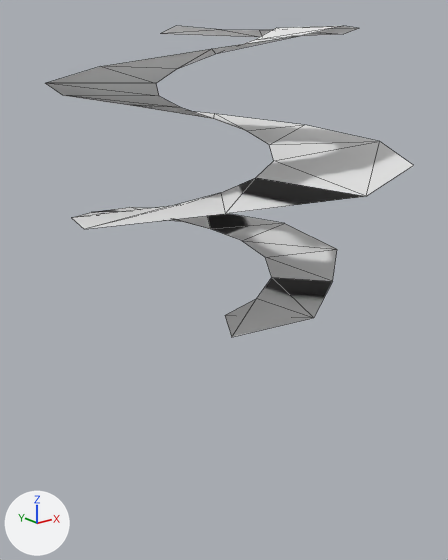
Two versions of the glTF model client/scene/spiralSphereNavMesh.gltf, one commit apart.
Camera for both pictures: a camera (50 mm lens) standing at (-17.7, -24.2, 20.2) and looking at (1.8, 0.1, 10.4). Every picture has the same lights, and +X, +Y and +Z are marked at lower left. Mesh edges are drawn as thin lines. Vertices at the same position are counted once.

In view in the first picture: 'SpiralSphereNavig'.
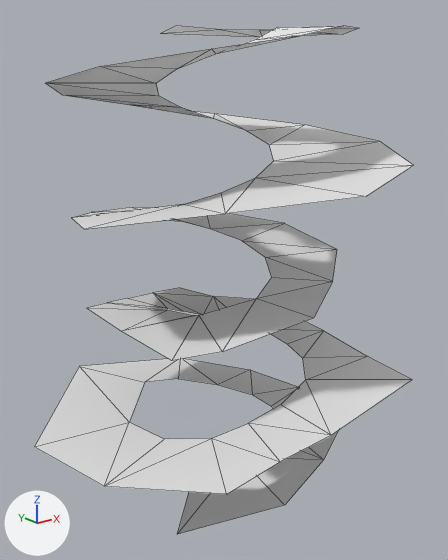
Commit message: 🌆🌋 Checkpoint ./client/scene/room/spiral.js:36613497/1104 ./client/scene/spiralSphereNavMesh.gltf:36613497/20752

Where the change shows, as pixel boxes [x1, y1, x2, y2] in the pictures (448 x 560 px):
'SpiralSphereNavig', reshaped (63% taller)
    before: [46, 26, 414, 337]
    after: [35, 26, 414, 534]

The change in detail:
me_cube_012 is used by ob_spiralspherenavig; location (2.08, 1.09, 0.39).
me_cube_012 had 54 vertices, 54 faces and spanned x -9.0..9.3, y -9.7..9.2, z 8.8..22.4.
me_cube_012 now has 106 vertices, 104 faces and spans x -10.7..9.3, y -9.7..9.2, z -0.3..22.4.
Part 1, on me_cube_012:
1 vertex is removed from x -1.5, y -2.6, z 8.8.
33 faces are deleted.
1 vertex moves from x -3.0, y -5.0, z 8.8 to x -4.1, y -5.6, z 8.6.
53 vertices are added at x -10.7..5.8, y -9.2..7.5, z -0.3..8.7.
83 new faces join them.
